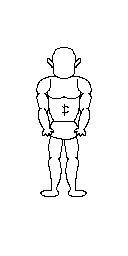
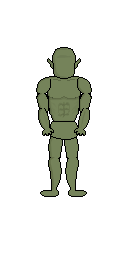
The second w=128, h=256 image is a revision of the first. Changes to its layers:
painted on "head" over (x1=47, y1=48, x2=81, y2=78)
painted on "right_forearm" over (x1=39, y1=108, x2=53, y2=137)
painted on "right_arm" over (x1=37, y1=78, x2=51, y2=116)
painted on "left_forearm" over (x1=75, y1=108, x2=89, y2=137)
painted on "left_arm" over (x1=77, y1=78, x2=91, y2=116)
painted on "lower_torso" over (x1=49, y1=122, x2=78, y2=139)
painted on "torso" over (x1=46, y1=73, x2=82, y2=133)
painted on "right_foot" over (x1=41, y1=190, x2=58, y2=196)
painted on "right_calf" over (x1=49, y1=157, x2=61, y2=190)
painted on "right_leg" over (x1=49, y1=126, x2=63, y2=165)
painted on "left_foot" over (x1=69, y1=190, x2=86, y2=196)
painted on "left_calf" over (x1=66, y1=157, x2=78, y2=190)
painted on "left_leg" over (x1=64, y1=126, x2=78, y2=165)
